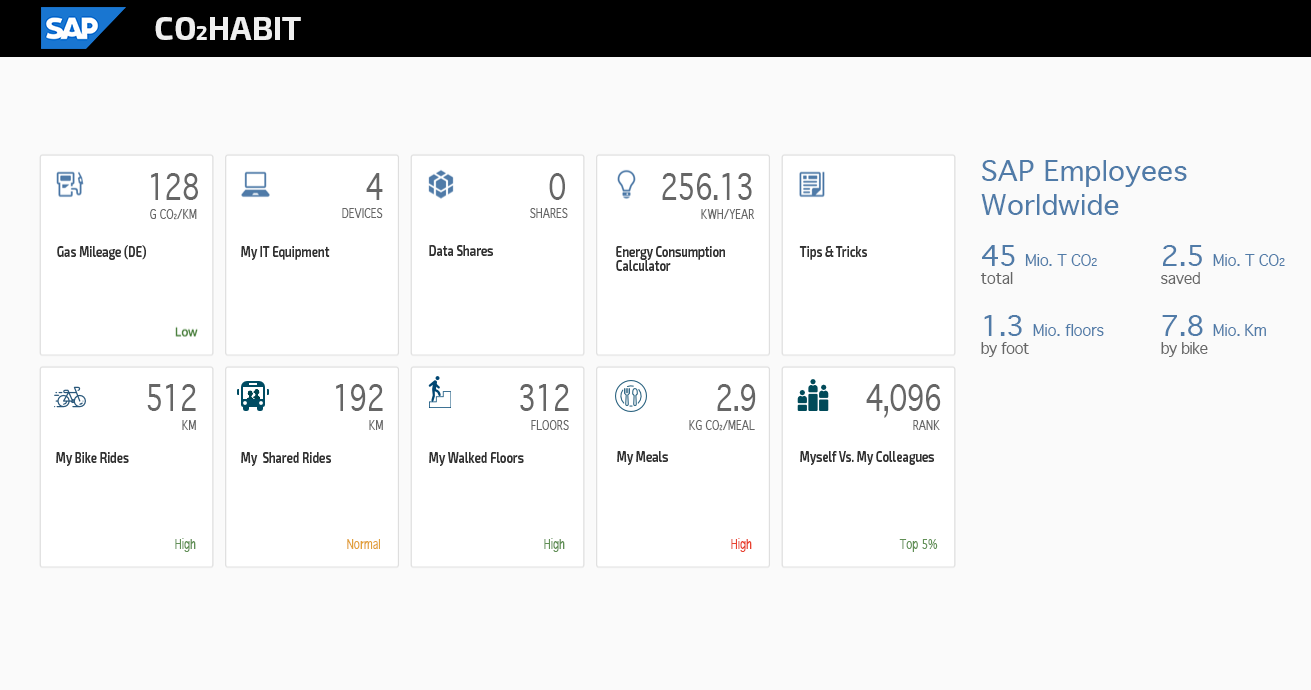
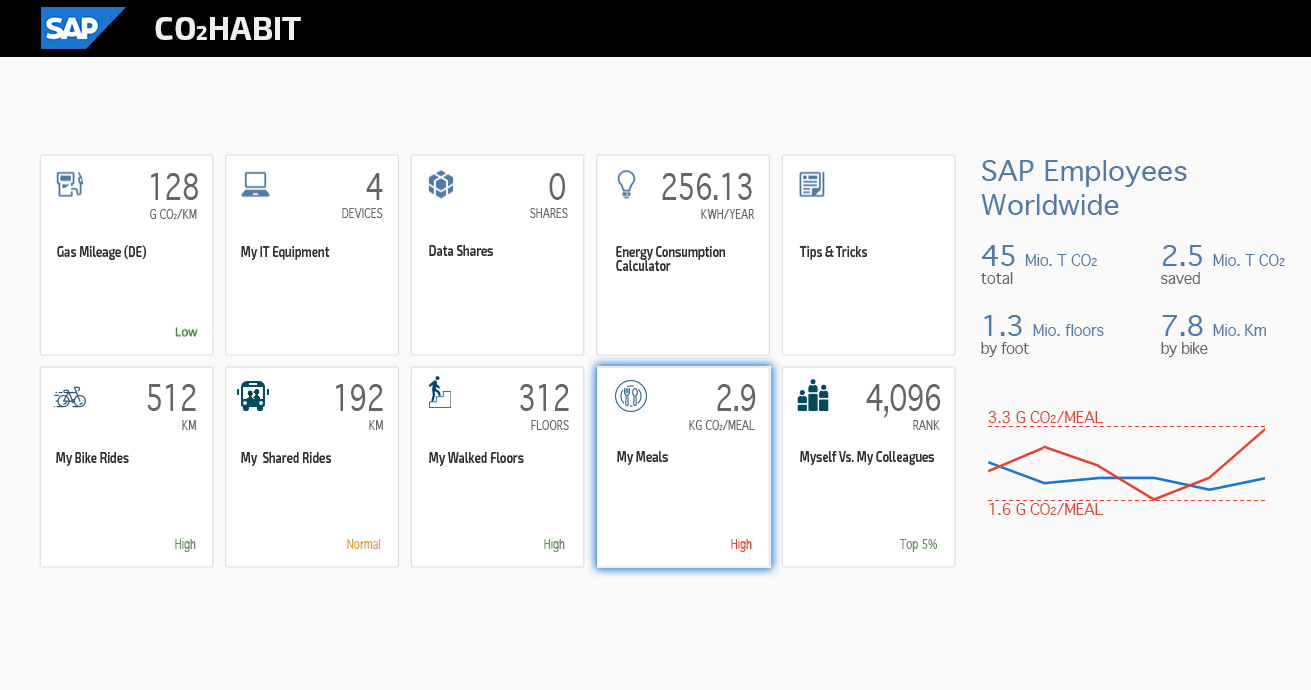
Revision of a layered 1311px x 690px image; what changed, layer by layer:
added group "3" with 7 layers above "2" over [988, 411, 1265, 515]
added layer "1.6 G CO2/MEAL" in group "3" over [989, 503, 1104, 515]
added layer "3.3 G CO2/MEAL" in group "3" over [988, 411, 1104, 423]
added layer "RED" in group "3" over [988, 427, 1265, 501]
added layer "BLUE" in group "3" over [988, 461, 1265, 491]
added layer "Min" (1st of 2, in "3") in group "3" over [988, 500, 1265, 501]
added layer "MAX" in group "3" over [988, 426, 1265, 427]
